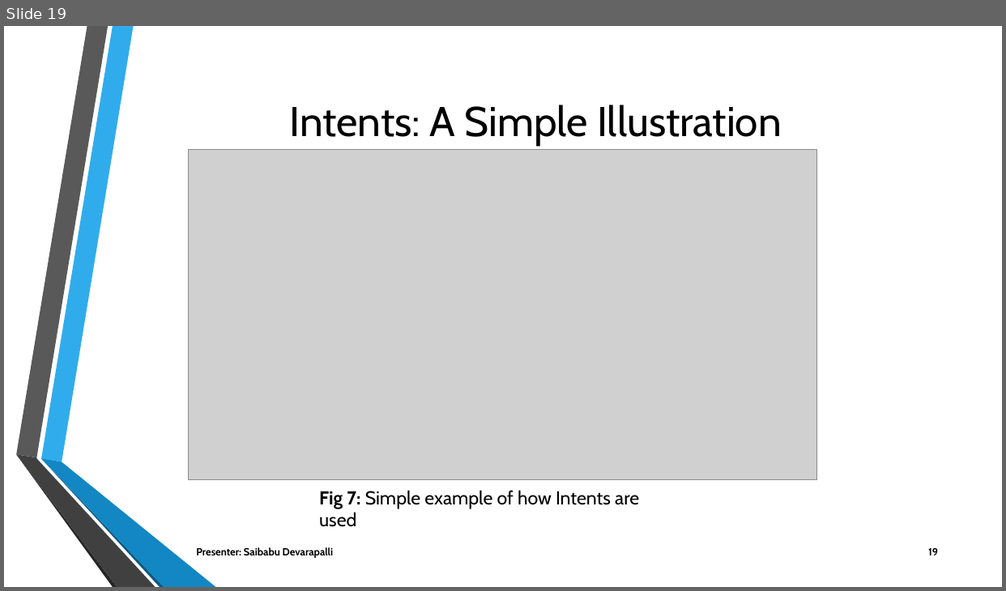
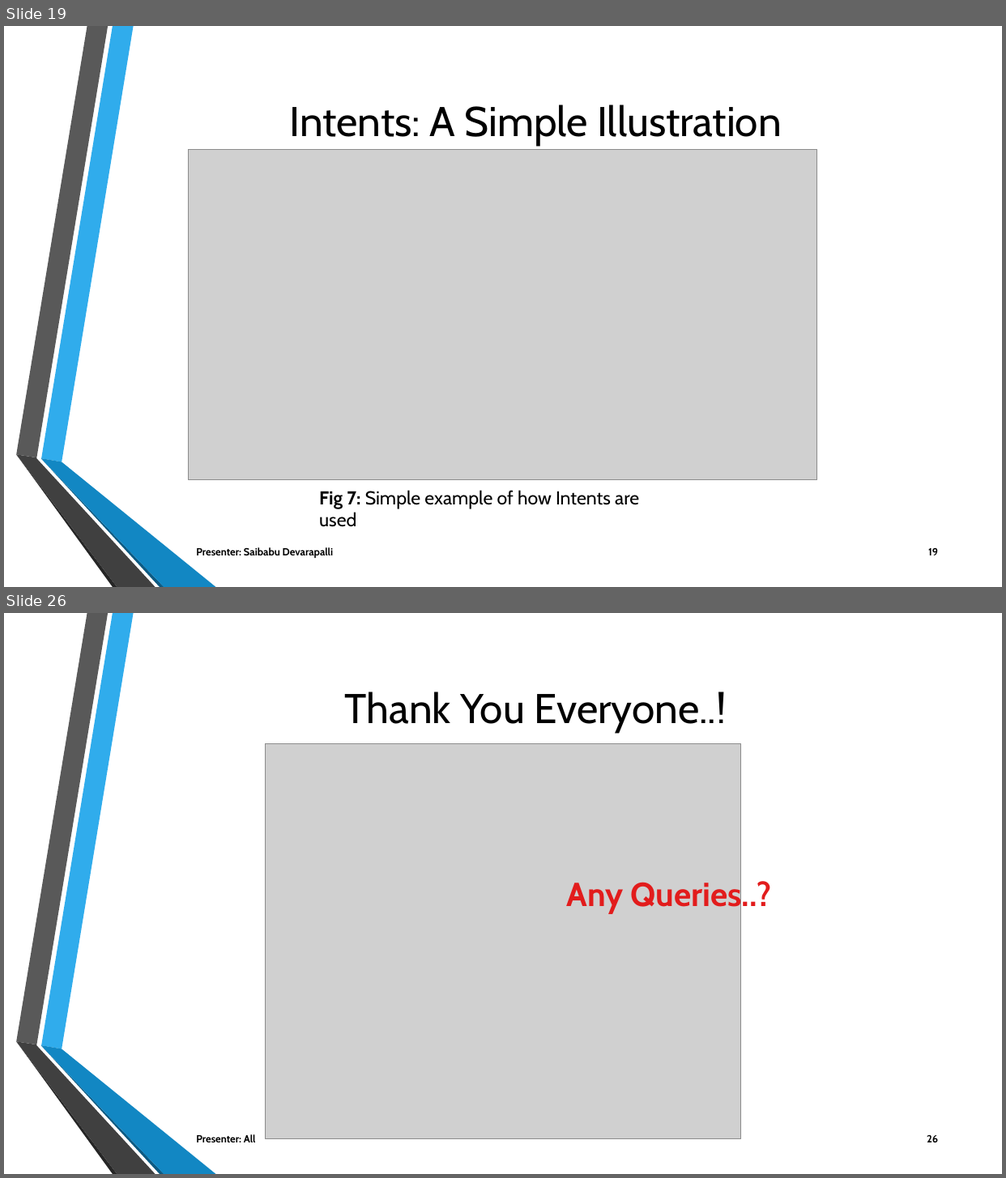
Before and after one commit to Sec03Team05Fall22GDP1/FreebiesforNewbies, a slide deck: Project_Files/Sprint10/FREEBIES FOR NEWBIES Workshop2.pptx. Shown one above the other, each under a label of ours: slide 19 before the commit, slides 19 and 26 after it; the slides between them are not shown. The pictures are 1006x591 and 1006x1178 pixels, drawn with LibreOffice and Linux fonts; fonts in the diff are those of the drawing; grey boxes stand for pictures; background and template pictures are left out. Boxes give left, top, right and bottom in pixels: in the first picture for what was removed or moved away, otherwise in the second. Text is boxed around its words. In the diff, an @@ line names an element or a change of style, - is before the commit and + after.

```diff
--- a/Project_Files/Sprint10/FREEBIES FOR NEWBIES Workshop2.pptx
+++ b/Project_Files/Sprint10/FREEBIES FOR NEWBIES Workshop2.pptx
@@ slide 26 added at (4,613,1002,1174), background picture (left out); not listed: 6 template elements that a slide beside it also shows @@
@@ title added at (345,692,727,731), 40 pt, text #000000 @@
+Thank You Everyone..!
@@ picture added at (266,744,740,1139) @@
@@ text added at (566,879,772,914), 32 pt, text #E21C1C, bold @@
+Any Queries..?
@@ text added at (196,1135,256,1143), 10 pt, text #000000, bold @@
+Presenter: All
@@ page number added at (927,1135,938,1143), 10 pt, text #000000, bold @@
+26
```
Also in this commit, not shown: 8 other slides added.
